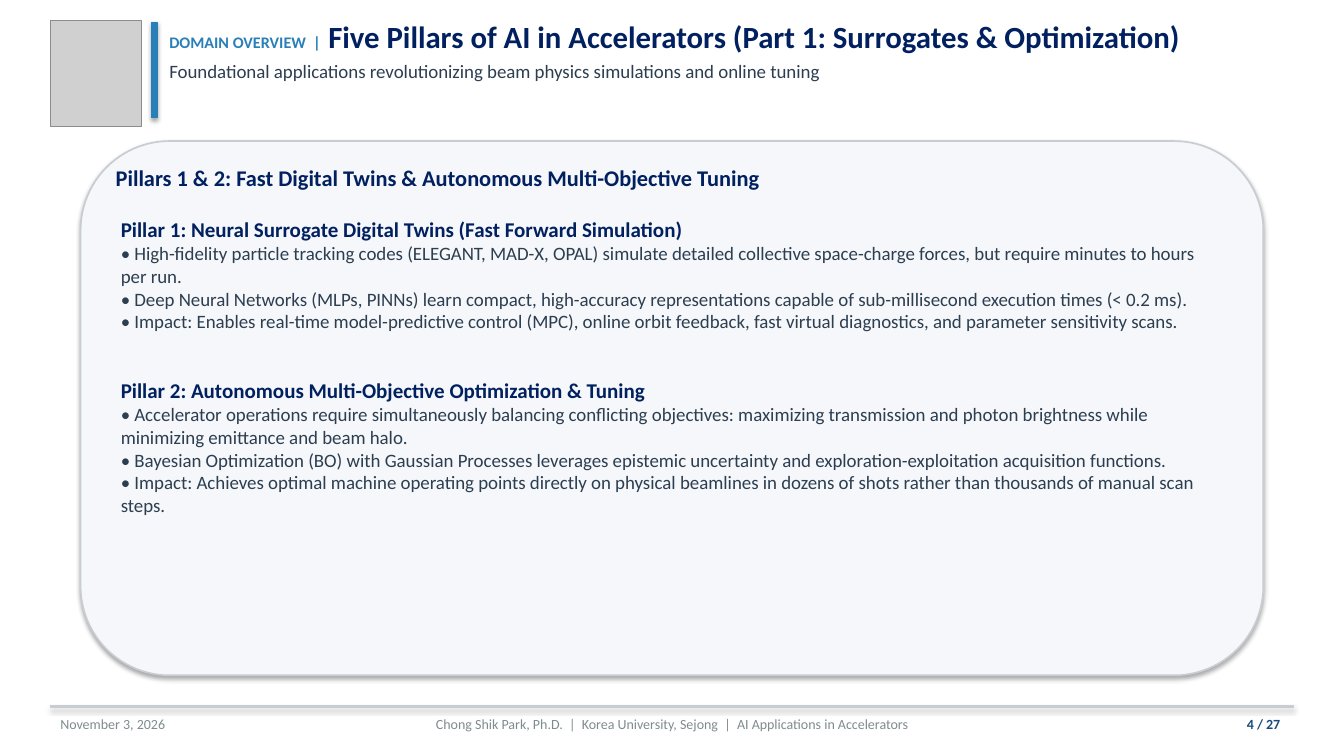
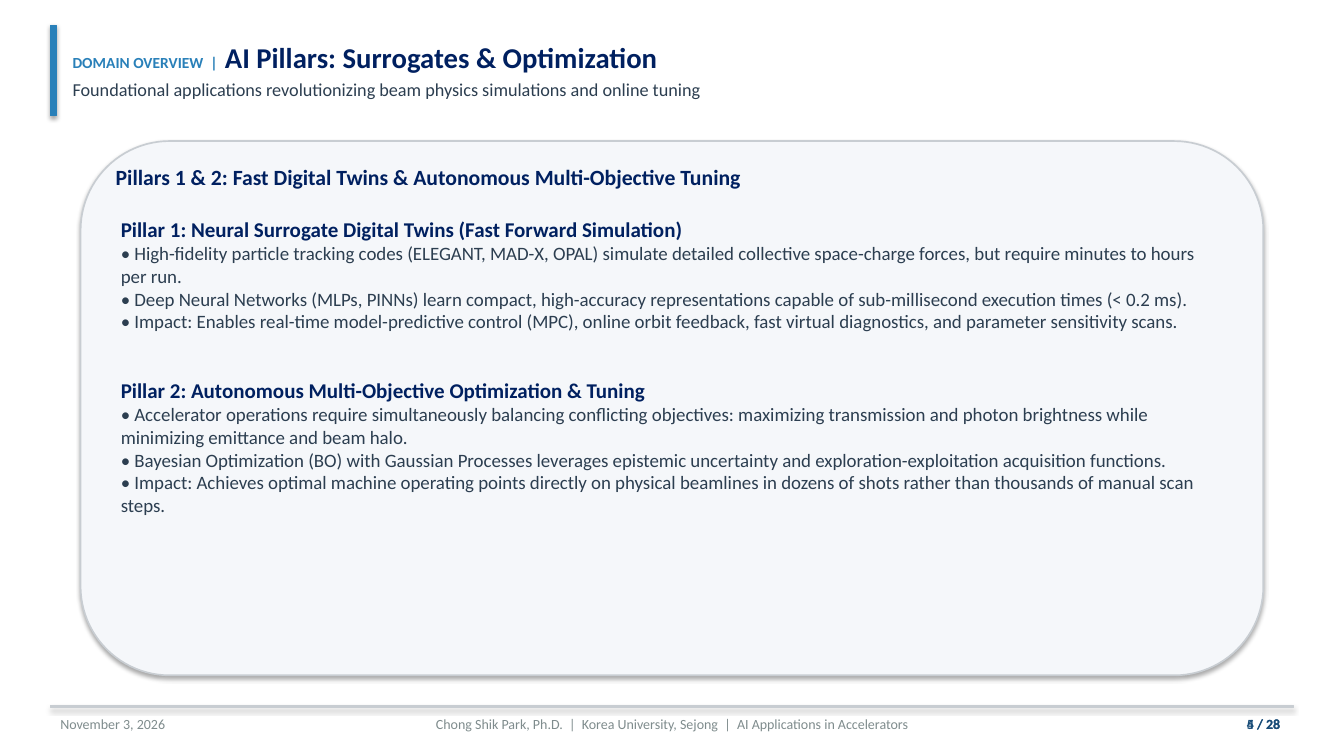
Before and after one commit to cspark7701/ai4acc-mini-hackathon, a slide deck: slide 4 of presentations/Lecture_1_AI_ML_Foundations_and_Control.pptx. Drawn at 1344x756 pixels with LibreOffice and Linux fonts; fonts in the diff are those of the drawing; grey boxes stand for pictures. Boxes give left, top, right and bottom in pixels: in the first picture for what was removed or moved away, otherwise in the second. Text is boxed around its words. In the diff, an @@ line names an element or a change of style, - is before the commit and + after.

Commit message:
Refine Lecture 1 presentation layout, typography, and content
Implement six presentation design enhancements requested by user. Adjust title slide font size to fit on a single unwrapped line and scale the Korea University logo to 0.95 inches. Vertically center slide titles and subtitles with the blue accent bar, shortening titles to prevent line wrapping across all slides. Add dedicated slides explaining all major activation functions (ReLU, Leaky ReLU, GELU, Sigmoid, Tanh, Linear) and optimization algorithms (SGD, Momentum, AdaGrad, RMSProp, Adam, AdamW, L-BFGS-B). Resize and position MLP, RL, and trajectory schematics with clean margins to eliminate text box overlap. Format the Tested Benchmark Leaderboard as a structured 7-column table with zero text wrapping. Recompile 28-page PDF presentation via pdflatex.

Files:
 M  presentations/Lecture_1_AI_ML_Foundations_and_Control.pdf
 M  presentations/Lecture_1_AI_ML_Foundations_and_Control.pptx
 M  presentations/Lecture_1_AI_ML_Foundations_and_Control.tex
 M  scripts/build_lecture_1_pptx.py

```diff
--- a/presentations/Lecture_1_AI_ML_Foundations_and_Control.pptx
+++ b/presentations/Lecture_1_AI_ML_Foundations_and_Control.pptx
@@ rectangle resized from (x1=151, y1=22, x2=157, y2=118) to (x1=50, y1=25, x2=56, y2=116) @@
@@ picture removed at (x1=50, y1=20, x2=141, y2=126) @@
@@ text "DOMAIN OVERVIEW | AI Pillars: ..." moved from (x1=169, y1=25, x2=1179, y2=82) to (x1=73, y1=48, x2=700, y2=99) @@
@@ text "DOMAIN OVERVIEW | AI Pillars: ..." at (x1=73, y1=48, x2=700, y2=99): vertical alignment top to middle @@
@@ text at (x1=73, y1=48, x2=657, y2=73): text changed; size 22 to 20.5 pt @@
-DOMAIN OVERVIEW | Five Pillars of AI in Accelerators (Part 1: Surrogates & Optimization)
+DOMAIN OVERVIEW | AI Pillars: Surrogates & Optimization
@@ text at (x1=73, y1=83, x2=700, y2=99): size 13.5 to 13 pt in "Foundational applications revolutionizing beam physics simul ..." @@
@@ text "Pillars 1 & 2: Fast ..." at (x1=116, y1=169, x2=740, y2=189): size 16 to 15.5 pt @@
@@ text added at (x1=1247, y1=719, x2=1280, y2=729), 10 pt, text #184C78, bold @@
+5 / 28
@@ text at (x1=1247, y1=720, x2=1254, y2=729): text changed @@
-4 / 27
+4 / 28
```
Also in this commit, not shown: 25 other slides changed, 2 slides added, 1 slide removed, 3 other files.
